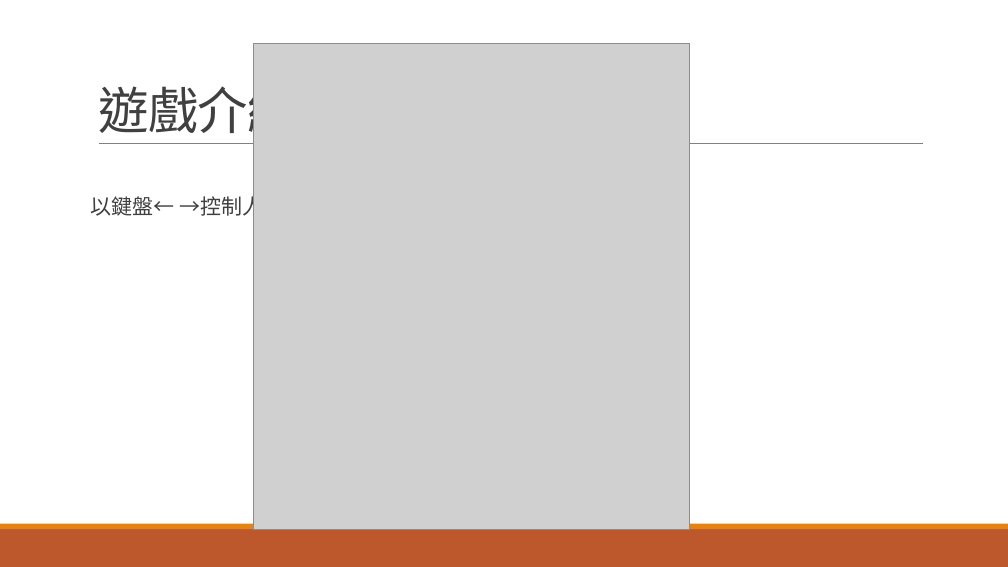
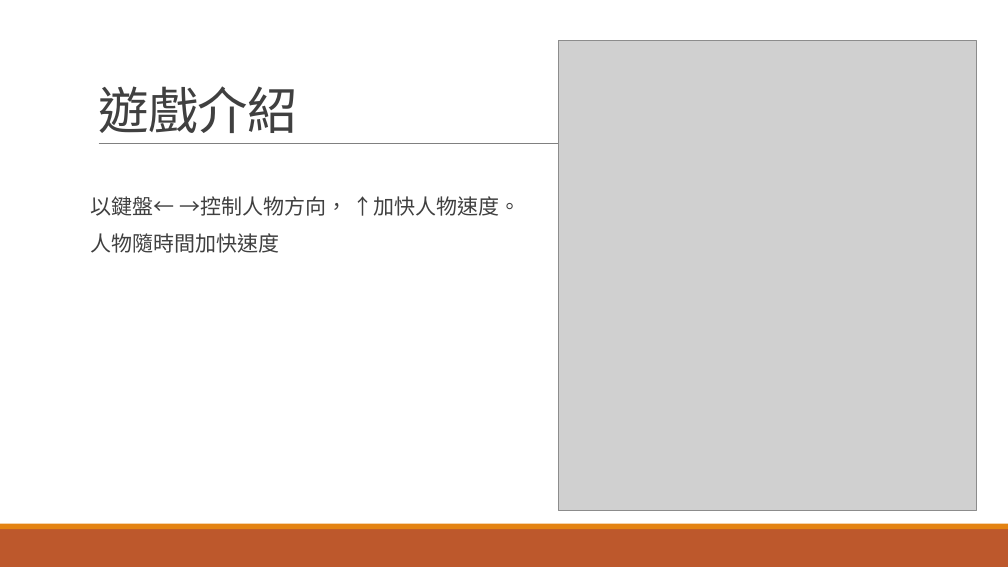
Before and after one commit to Chy1002/-, a slide deck: slide 7 of 說明文件.pptx. Drawn at 1008x567 pixels with LibreOffice and Linux fonts; fonts in the diff are those of the drawing; grey boxes stand for pictures. Boxes give left, top, right and bottom in pixels: in the first picture for what was removed or moved away, otherwise in the second. Text is boxed around its words. In the diff, an @@ line names an element or a change of style, - is before the commit and + after.

```diff
--- a/說明文件.pptx
+++ b/說明文件.pptx
@@ picture removed at (254,43,690,529) @@
@@ picture added at (559,40,977,510) @@
@@ text at (91,233,280,253): paragraph added @@
+人物隨時間加快速度
```
Also in this commit, not shown: 1 other file.
